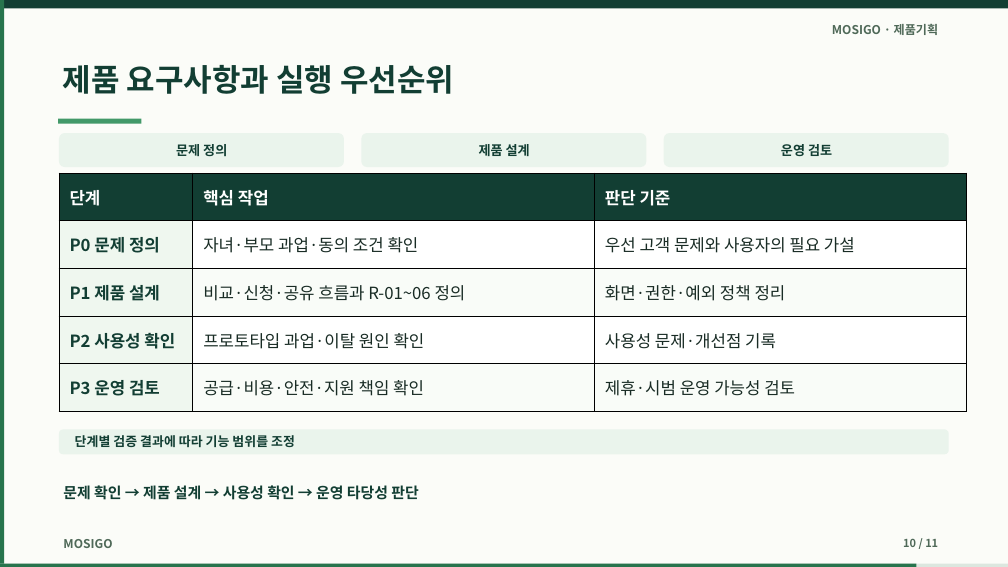
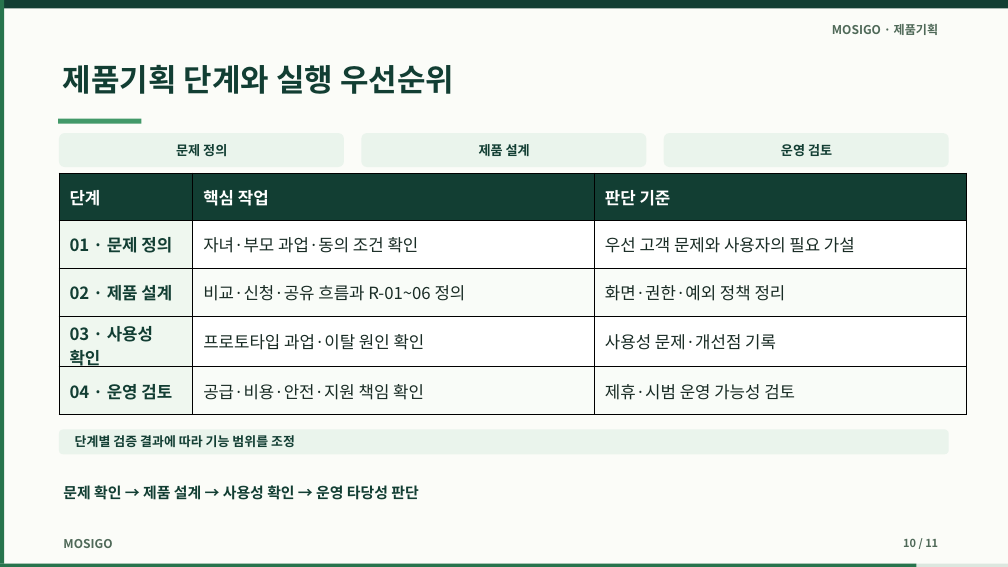
Before and after one commit to dohyunkimmm/mosigo-case-study, a slide deck: slide 10 of downloads/mosigo_report.pptx. Drawn at 1008x567 pixels with LibreOffice and Linux fonts; fonts in the diff are those of the drawing. Boxes give left, top, right and bottom in pixels: in the first picture for what was removed or moved away, otherwise in the second. Text is boxed around its words. In the diff, an @@ line names an element or a change of style, - is before the commit and + after.

```diff
--- a/downloads/mosigo_report.pptx
+++ b/downloads/mosigo_report.pptx
@@ text at bbox=[63, 65, 454, 94]: text changed @@
-제품 요구사항과 실행 우선순위
+제품기획 단계와 실행 우선순위
@@ table at bbox=[59, 173, 966, 411] @@
-row 2, column 1: P0 문제 정의
+row 2, column 1: 01 · 문제 정의
-row 3, column 1: P1 제품 설계
+row 3, column 1: 02 · 제품 설계
-row 4, column 1: P2 사용성 확인
+row 4, column 1: 03 · 사용성 확인
-row 5, column 1: P3 운영 검토
+row 5, column 1: 04 · 운영 검토
```
Also in this commit, not shown: 4 other slides changed, 13 other files.
